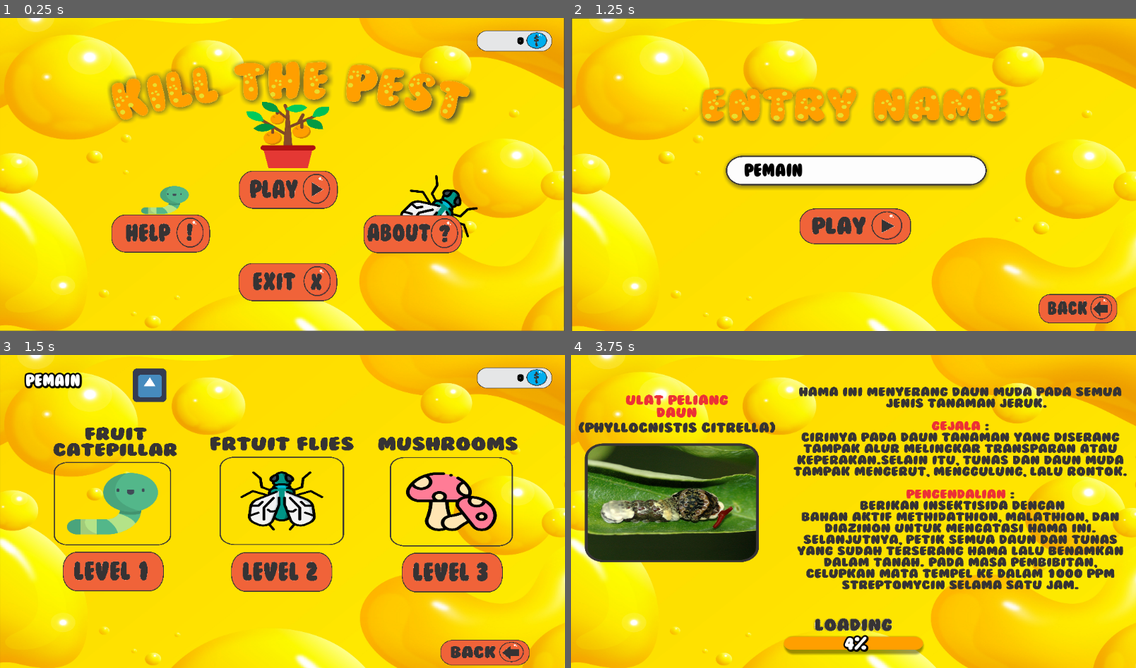
Above: before the commit, frames 1-4 (two rows, left to right).
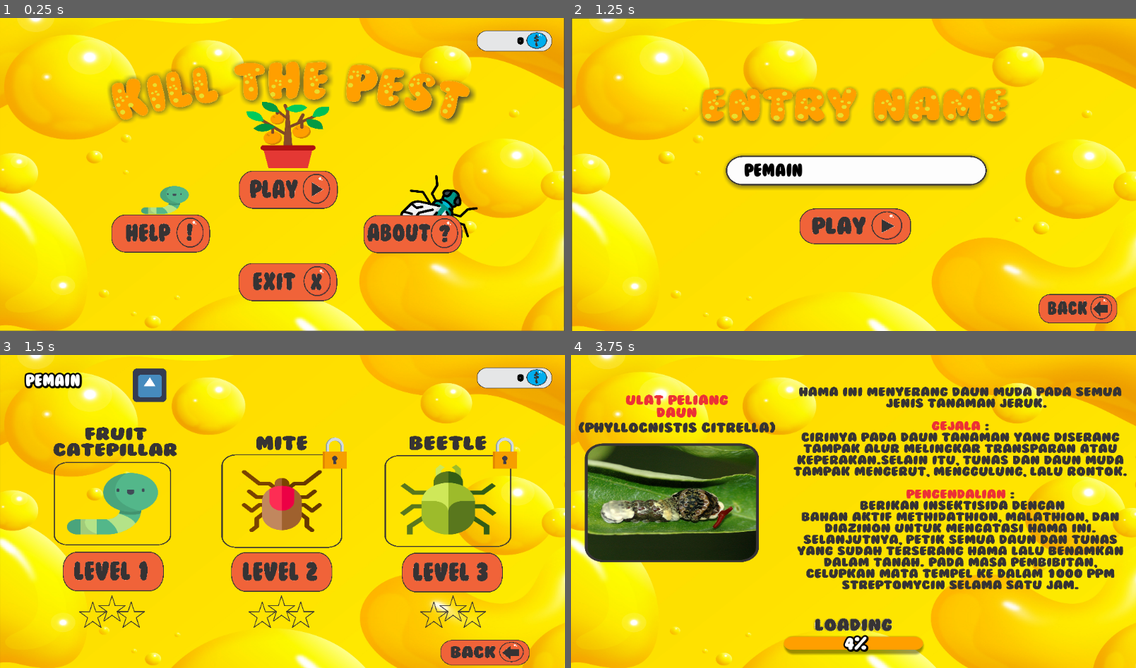
Above: after the commit, the same moments.

Repository: AryaRamadhan24/PPL
Game: Godot game, scene res://scene/Main Menu.tscn
The game is run twice, just before and just after one commit, with the same random seed, the same clock (stepped at 60 frames per second) and the same inputs. The engine's default icon, where the game draws it, is replaced by a stand-in: a white triangle on a blue panel in a dark square.
Inputs (mouse positions are in pixels of both pictures, inside the frame that each line leads up to):
- Up to frame 1 (0.25 s): no input
- Up to frame 2 (1.25 s): click (859, 190) at 0.5 s
- Up to frame 3 (1.5 s): click (282, 564) at 1.25 s
- Up to frame 4 (3.75 s): click (853, 570) at 2 s; click (1023, 574) at 2.75 s; click (684, 570) at 3.5 s

Frames 1-2 are identical in both runs. In frame 3, 8.2% of the frame differs, in the area x 14-92%, y 25-88%; in frame 4, nothing differs.
Error after the commit: Invalid get index 'get_unlocked_lvl' (on base: 'Node (db.gd)'). Did you mean '.get_unlocked_lvl()' or funcref(obj, "get_unlocked_lvl") ? (res://script/Level)

Commit message:
Add: bomb animation, and some assets

Diff:
--- a/element/mob/bom.gd
+++ b/element/mob/bom.gd
@@ -1,7 +1,9 @@
 extends KinematicBody2D
 
+const txt = preload("res://element/explosion.png")
+
 const UP = Vector2(0, -1)
-const GRAVITY = 10
+const GRAVITY = 7
 const ACCELERATION = 10
 const MAX_SPEED = 200
 const JUMP_HEIGHT = -550
@@ -20,4 +22,7 @@
 
 
 func _on_Bom_Hilang_timeout():
+	$bom.texture = txt
+	$hilang.hide()
+	yield(get_tree().create_timer(0.5), "timeout")
 	$".".queue_free()
--- a/element/mob/bom.tscn
+++ b/element/mob/bom.tscn
@@ -1,6 +1,6 @@
 [gd_scene load_steps=6 format=2]
 
-[ext_resource path="res://icon.png" type="Texture" id=1]
+[ext_resource path="res://element/bomb.png" type="Texture" id=1]
 [ext_resource path="res://element/mob/bom.gd" type="Script" id=2]
 [ext_resource path="res://element/font/Bubblegum.ttf" type="DynamicFontData" id=3]
 
@@ -18,8 +18,8 @@
 script = ExtResource( 2 )
 
 [node name="bom" type="Sprite" parent="."]
-position = Vector2( -0.887154, 0.124153 )
-scale = Vector2( 1.19755, 1.19755 )
+position = Vector2( 6.67239, -7.43533 )
+scale = Vector2( 0.144335, 0.144335 )
 texture = ExtResource( 1 )
 
 [node name="collision" type="CollisionShape2D" parent="."]
--- a/element/mob/caterpilar.gd
+++ b/element/mob/caterpilar.gd
@@ -14,3 +14,10 @@
 
 func _ready():
 	pass # Replace with function body.
+
+func _on_target_pos():
+	var dir = rand_range(0,1)
+	if(0):
+		motion.x = min(rand_range(225,775)+ACCELERATION, MAX_SPEED)
+	else:
+		motion.x = max(rand_range(225,775)-ACCELERATION, -MAX_SPEED)
--- a/element/mob/caterpilar.tscn
+++ b/element/mob/caterpilar.tscn
@@ -18,3 +18,6 @@
 [node name="collision" type="CollisionShape2D" parent="."]
 position = Vector2( -0.840881, -0.420456 )
 shape = SubResource( 1 )
+
+[node name="Timer" type="Timer" parent="."]
+[connection signal="timeout" from="Timer" to="." method="_on_target_pos"]
--- /dev/null
+++ b/scene/EduBeetle.tscn
@@ -0,0 +1,42 @@
+[gd_scene load_steps=5 format=2]
+
+[ext_resource path="res://element/increment 2/pploosssssaa.png" type="Texture" id=1]
+[ext_resource path="res://element/font/Bubblegum.ttf" type="DynamicFontData" id=2]
+[ext_resource path="res://scene/loading.gd" type="Script" id=3]
+
+[sub_resource type="DynamicFont" id=1]
+size = 30
+outline_size = 3
+outline_color = Color( 0, 0, 0, 1 )
+font_data = ExtResource( 2 )
+
+[node name="2" type="Node2D"]
+script = ExtResource( 3 )
+
+[node name="background" type="Sprite" parent="."]
+position = Vector2( 539.965, 300.051 )
+scale = Vector2( 0.307841, 0.241791 )
+texture = ExtResource( 1 )
+
+[node name="Timer" type="Timer" parent="."]
+wait_time = 5.0
+autostart = true
+
+[node name="percent" type="Label" parent="."]
+margin_left = 442.095
+margin_top = 528.228
+margin_right = 649.095
+margin_bottom = 582.228
+custom_fonts/font = SubResource( 1 )
+custom_colors/font_color = Color( 1, 1, 1, 1 )
+custom_colors/font_outline_modulate = Color( 0, 0, 0, 1 )
+custom_colors/font_color_shadow = Color( 0, 0, 0, 1 )
+text = "0%"
+align = 1
+valign = 1
+autowrap = true
+max_lines_visible = 1
+__meta__ = {
+"_edit_use_anchors_": false
+}
+[connection signal="timeout" from="Timer" to="." method="_on_loading_done"]
--- /dev/null
+++ b/scene/EduMite.tscn
@@ -0,0 +1,42 @@
+[gd_scene load_steps=5 format=2]
+
+[ext_resource path="res://element/increment 2/pploosssssaa.png" type="Texture" id=1]
+[ext_resource path="res://element/font/Bubblegum.ttf" type="DynamicFontData" id=2]
+[ext_resource path="res://scene/loading.gd" type="Script" id=3]
+
+[sub_resource type="DynamicFont" id=1]
+size = 30
+outline_size = 3
+outline_color = Color( 0, 0, 0, 1 )
+font_data = ExtResource( 2 )
+
+[node name="3" type="Node2D"]
+script = ExtResource( 3 )
+
+[node name="background" type="Sprite" parent="."]
+position = Vector2( 539.965, 300.051 )
+scale = Vector2( 0.307841, 0.241791 )
+texture = ExtResource( 1 )
+
+[node name="Timer" type="Timer" parent="."]
+wait_time = 5.0
+autostart = true
+
+[node name="percent" type="Label" parent="."]
+margin_left = 442.095
+margin_top = 528.228
+margin_right = 649.095
+margin_bottom = 582.228
+custom_fonts/font = SubResource( 1 )
+custom_colors/font_color = Color( 1, 1, 1, 1 )
+custom_colors/font_outline_modulate = Color( 0, 0, 0, 1 )
+custom_colors/font_color_shadow = Color( 0, 0, 0, 1 )
+text = "0%"
+align = 1
+valign = 1
+autowrap = true
+max_lines_visible = 1
+__meta__ = {
+"_edit_use_anchors_": false
+}
+[connection signal="timeout" from="Timer" to="." method="_on_loading_done"]
--- a/scene/Level Menu.tscn
+++ b/scene/Level Menu.tscn
@@ -12,6 +12,8 @@
 [ext_resource path="res://element/font/Bubblegum.ttf" type="DynamicFontData" id=10]
 [ext_resource path="res://element/back.png" type="Texture" id=11]
 [ext_resource path="res://icon.png" type="Texture" id=12]
+[ext_resource path="res://element/padlock.png" type="Texture" id=13]
+[ext_resource path="res://element/bintang.png" type="Texture" id=14]
 
 [sub_resource type="DynamicFont" id=1]
 size = 30
@@ -77,8 +79,8 @@
 }
 
 [node name="Lebah" type="Sprite" parent="."]
-position = Vector2( 538.749, 260.52 )
-scale = Vector2( 0.13629, 0.0969595 )
+position = Vector2( 538.749, 262.302 )
+scale = Vector2( 0.13629, 0.105732 )
 texture = ExtResource( 1 )
 
 [node name="Level 2" type="TextureButton" parent="."]
@@ -91,6 +93,11 @@
 __meta__ = {
 "_edit_use_anchors_": false
 }
+
+[node name="padlock_2" type="Sprite" parent="."]
+position = Vector2( 639.863, 187.93 )
+scale = Vector2( 0.116061, 0.116061 )
+texture = ExtResource( 13 )
 
 [node name="Jamur" type="Sprite" parent="."]
 position = Vector2( 856.306, 261.747 )
@@ -107,6 +114,11 @@
 __meta__ = {
 "_edit_use_anchors_": false
 }
+
+[node name="padlock_3" type="Sprite" parent="."]
+position = Vector2( 964.951, 187.93 )
+scale = Vector2( 0.116061, 0.116061 )
+texture = ExtResource( 13 )
 
 [node name="Sprite2" type="Sprite" parent="."]
 position = Vector2( 983.346, 44.0639 )
@@ -141,6 +153,44 @@
 __meta__ = {
 "_edit_use_anchors_": false
 }
+
+[node name="star_stg1" type="TextureRect" parent="."]
+margin_left = 151.497
+margin_top = 461.373
+margin_right = 277.497
+margin_bottom = 523.373
+texture = ExtResource( 14 )
+expand = true
+stretch_mode = 7
+__meta__ = {
+"_edit_use_anchors_": false
+}
+
+[node name="star_stg2" type="TextureRect" parent="."]
+margin_left = 475.352
+margin_top = 461.373
+margin_right = 601.352
+margin_bottom = 523.373
+texture = ExtResource( 14 )
+expand = true
+stretch_mode = 7
+__meta__ = {
+"_edit_use_anchors_": false
+}
+
+[node name="star_stg3" type="TextureRect" parent="."]
+margin_left = 803.45
+margin_top = 461.373
+margin_right = 929.45
+margin_bottom = 523.373
+texture = ExtResource( 14 )
+expand = true
+stretch_mode = 7
+__meta__ = {
+"_edit_use_anchors_": false
+}
 [connection signal="pressed" from="username/TextureButton" to="." method="_on_editname"]
 [connection signal="pressed" from="Level 1" to="." method="_on_Level_1_pressed"]
+[connection signal="pressed" from="Level 2" to="." method="_on_Level_2_pressed"]
+[connection signal="pressed" from="Level 3" to="." method="_on_Level_3_pressed"]
 [connection signal="pressed" from="back" to="." method="_on_back_pressed"]
--- a/scene/Level/Level 1.gd
+++ b/scene/Level/Level 1.gd
@@ -2,6 +2,7 @@
 
 const wave = preload("res://element/projectile/wave.tscn")
 const boom = preload("res://element/mob/bom.tscn")
+const explode = preload("res://element/explosion.png")
 const caterpilar = preload("res://element/mob/caterpilar.tscn")
 
 var poin = 0 setget set_poin, get_poin
@@ -56,6 +57,9 @@
 	if(body.name == "BOOM" or body.name.left(5)=="@BOOM"):
 		print("hit boom")
 		set_poin(get_poin() -10);
+		body.get_children()[0].texture = explode
+		body.get_children()[3].hide()
+		yield(get_tree().create_timer(0.2), "timeout")
 		body.queue_free()
 
 func set_poin(args):
--- a/scene/Level/Level 1.tscn
+++ b/scene/Level/Level 1.tscn
@@ -43,6 +43,11 @@
 "name": "idle",
 "speed": 5.0
 }, {
+"frames": [ ExtResource( 19 ), ExtResource( 16 ), ExtResource( 18 ) ],
+"loop": true,
+"name": "crouch",
+"speed": 5.0
+}, {
 "frames": [ ExtResource( 11 ), ExtResource( 14 ), ExtResource( 1 ), ExtResource( 9 ), ExtResource( 12 ), ExtResource( 13 ) ],
 "loop": true,
 "name": "run",
@@ -51,11 +56,6 @@
 "frames": [ ExtResource( 19 ) ],
 "loop": true,
 "name": "idle_crouch",
-"speed": 5.0
-}, {
-"frames": [ ExtResource( 19 ), ExtResource( 16 ), ExtResource( 18 ) ],
-"loop": true,
-"name": "crouch",
 "speed": 5.0
 } ]
 
--- a/scene/player.gd
+++ b/scene/player.gd
@@ -59,4 +59,4 @@
 	else:
 		$".".scale.x = 1
 		$".".scale.y = 1
-	print("Crouch ",Global.get_crouch())
+	#print("Crouch ",Global.get_crouch())
--- a/script/Level Menu.gd
+++ b/script/Level Menu.gd
@@ -1,11 +1,31 @@
 extends Node2D
+
+const b1 = preload("res://element/bintang 1.png")
+const b2 = preload("res://element/bintang 2.png")
+const b3 = preload("res://element/bintang 3.png")
 
 func _ready():
 	$Sprite2/score.text = str(Global.get_total())
 	$username.text = str(Global.get_username())
+	#$star_stg1.texture =
+	#$star_stg2.texture =
+	#$star_stg3.texture =
+
+	if(Global.get_unlocked_lvl() >= 2):
+		$padlock_2.hide()
+	if(Global.get_unlocked_lvl() >= 3):
+		$padlock_3.hide()
 
 func _on_Level_1_pressed():
 	get_tree().change_scene("res://scene/EduUlat.tscn")
+
+func _on_Level_2_pressed():
+	if(Global.get_unlocked_lvl>=2):
+		get_tree().change_scene("res://scene/EduBeetle.tscn")
+
+func _on_Level_3_pressed():
+	if(Global.get_unlocked_lvl>=3):
+		get_tree().change_scene("res://scene/EduMite.tscn")
 
 func _on_back_pressed():
 	get_tree().change_scene("res://scene/Main Menu.tscn")
--- a/script/lib/package_darkun7/db.gd
+++ b/script/lib/package_darkun7/db.gd
@@ -38,6 +38,7 @@
 func get_unlocked_lvl():
 	var lvl = get_player_data()["lv"]
 	print("Maximal level now ", lvl)
+	return lvl
 
 func get_total():
 	var accumulated = 0
Binary file added: element/beetle (1).png
Not shown, added: element/beetle (1).png.import
Binary file added: element/bomb.png
Not shown, added: element/bomb.png.import
Binary file added: element/explosion.png
Not shown, added: element/explosion.png.import
Binary file added: element/mite (1).png
Not shown, added: element/mite (1).png.import
Binary file added: element/padlock.png
Not shown, added: element/padlock.png.import
Binary file changed: element/pilih level 2.png
Binary file changed: element/pilih level 3.png
(and 1 more such lines)
